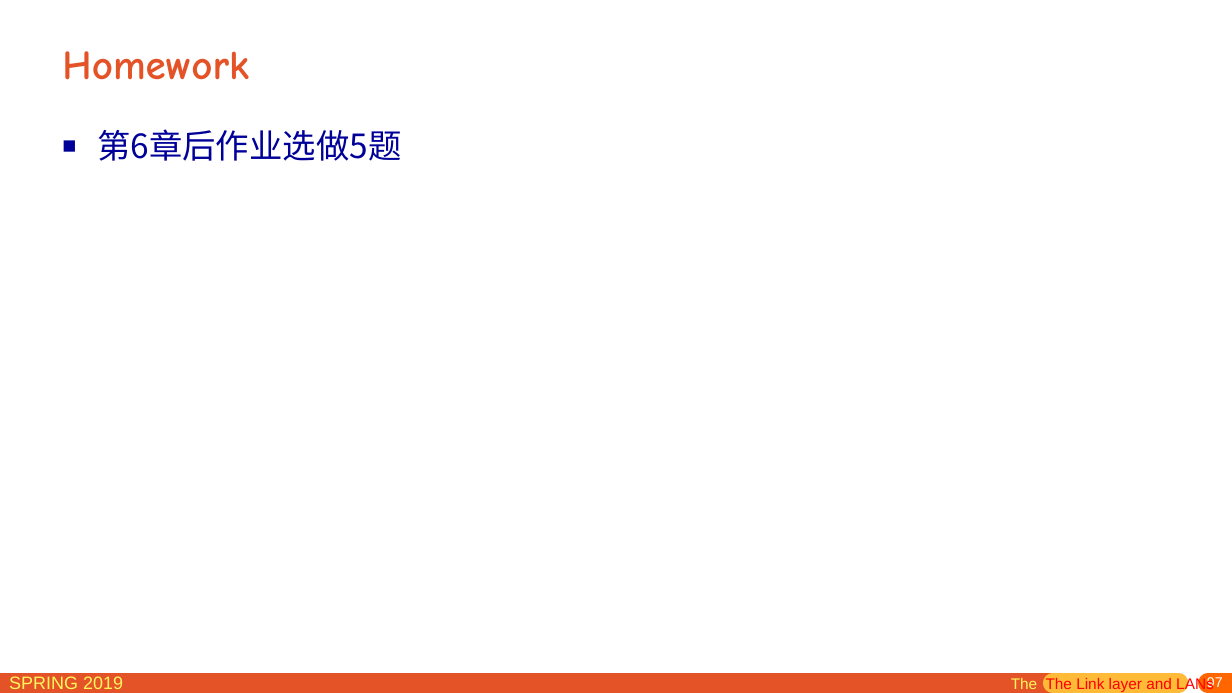
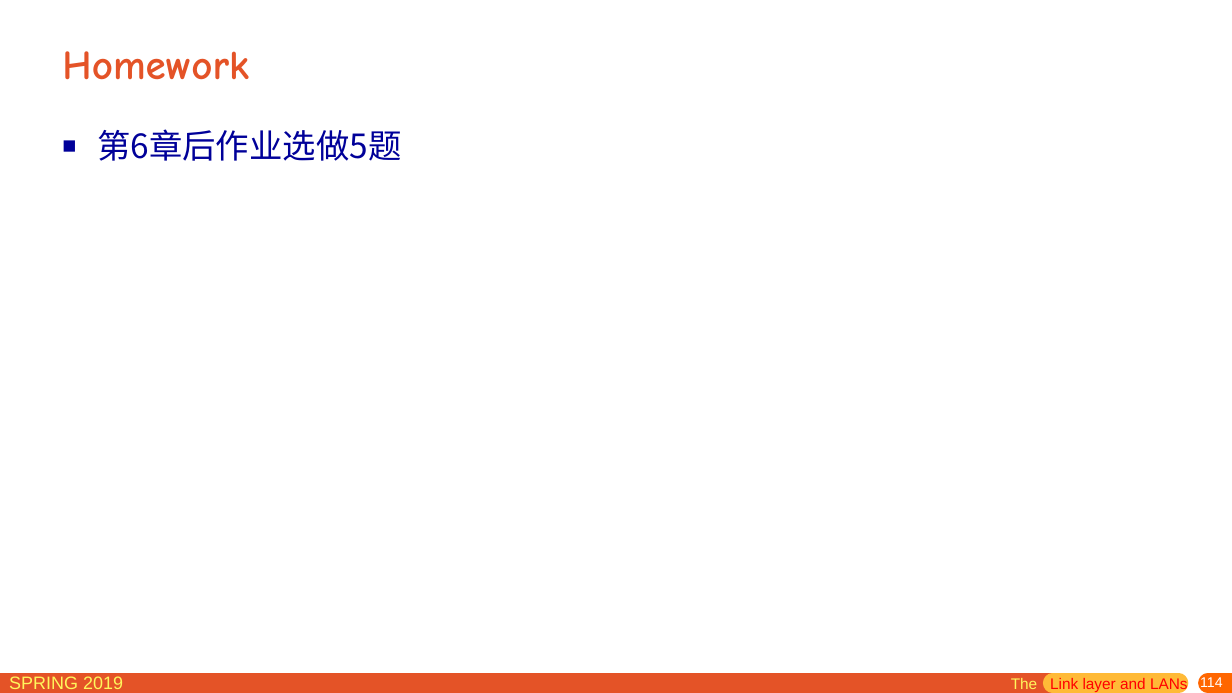
Before and after one commit to jichenghu/PPT_networkDistributed, a slide deck: slide 114 of chapter6.pptx (slide 97 before the commit). Drawn at 1232x693 pixels with LibreOffice and Linux fonts; fonts in the diff are those of the drawing. Boxes give left, top, right and bottom in pixels: in the first picture for what was removed or moved away, otherwise in the second. Text is boxed around its words. In the diff, an @@ line names an element or a change of style, - is before the commit and + after.

```diff
--- a/chapter6.pptx
+++ b/chapter6.pptx
@@ text at (1011,676,1188,692): text changed @@
-The The Link layer and LANs
+The Link layer and LANs
@@ page number at (1200,676,1223,691): text changed @@
-97
+114
```
Also in this commit, not shown: 13 other slides changed, 17 slides added.
